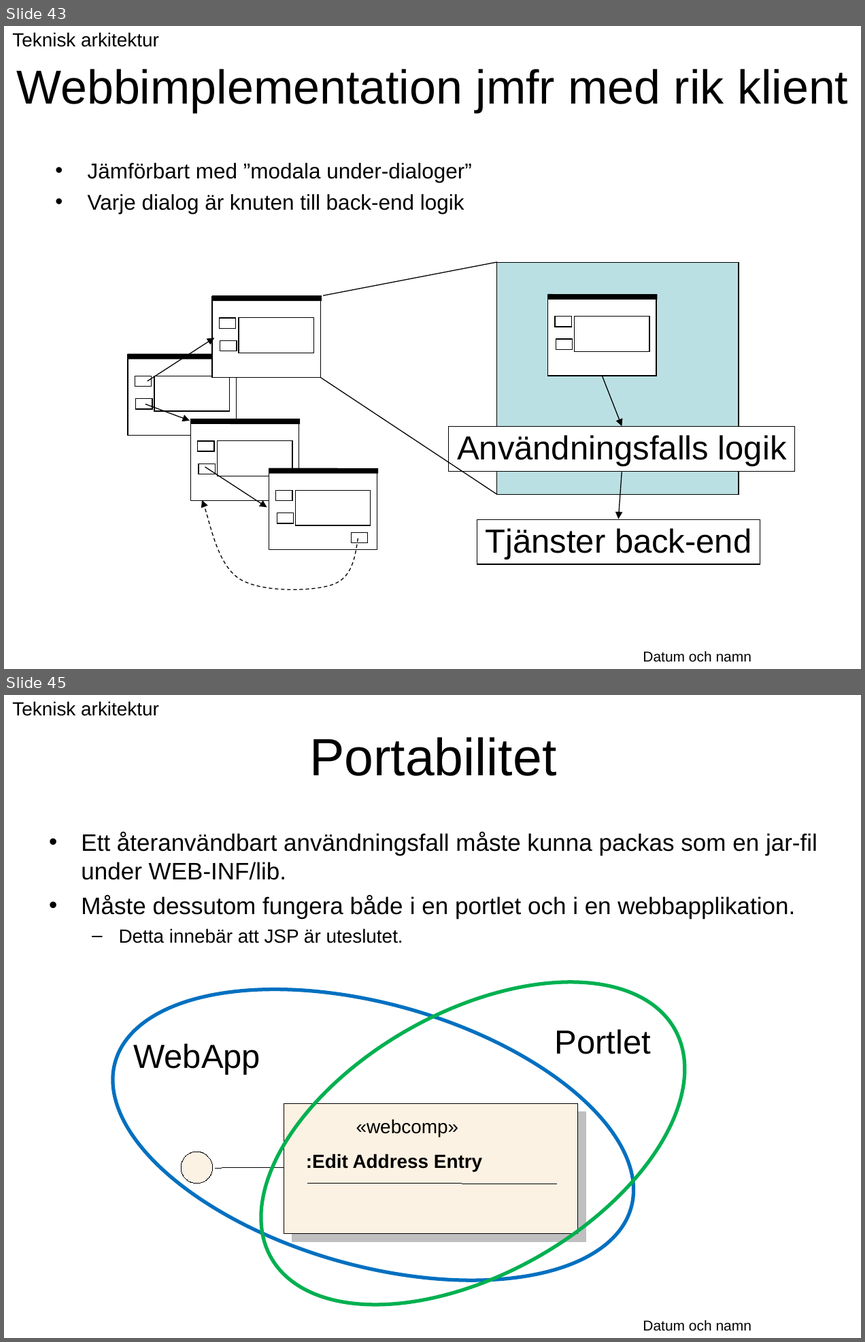
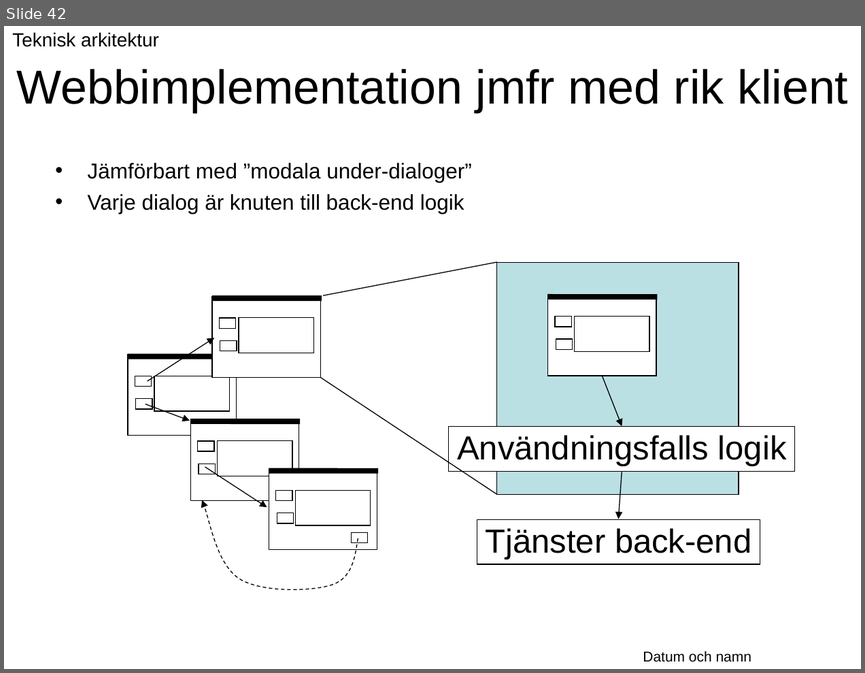
Before and after one commit to Vastra-Gotalandsregionen/oppna-program-hsatools, a slide deck: reference-architecture/Introduktion/Referensarkitektur_oversikt.ppt. Shown one above the other, each under a label of ours: slides 43 and 45 before the commit, slide 42 after it; the slides between them are not shown. The pictures are 865x1342 and 865x673 pixels, drawn with LibreOffice and Linux fonts; fonts in the diff are those of the drawing; background and template pictures are left out. Boxes give left, top, right and bottom in pixels: in the first picture for what was removed or moved away, otherwise in the second. Text is boxed around its words. In the diff, an @@ line names an element or a change of style, - is before the commit and + after.

```diff
--- a/reference-architecture/Introduktion/Referensarkitektur_oversikt.ppt
+++ b/reference-architecture/Introduktion/Referensarkitektur_oversikt.ppt
@@ slide 45 removed at bbox=[4, 695, 861, 1338], background #FFFFFF; not listed: 1 template element that a slide beside it also shows @@
@@ text removed at bbox=[12, 701, 159, 716] @@
-Teknisk arkitektur
@@ title removed at bbox=[309, 737, 556, 776] @@
-Portabilitet
@@ text removed at bbox=[81, 832, 817, 943] @@
-• Ett återanvändbart användningsfall måste kunna packas som en jar-fil under WEB-INF/lib.
-• Måste dessutom fungera både i en portlet och i en webbapplikation.
-  – Detta innebär att JSP är uteslutet.
@@ ellipse removed at bbox=[207, 915, 739, 1338] @@
@@ ellipse removed at bbox=[79, 935, 667, 1333] @@
@@ text removed at bbox=[555, 1029, 651, 1054] @@
-Portlet
@@ text removed at bbox=[133, 1043, 260, 1074] @@
-WebApp
@@ group removed at bbox=[181, 1104, 586, 1241]: 2 rectangles, 2 texts, 2 lines, 1 ellipse @@
-«webcomp»
-:Edit Address Entry
@@ what was slide 43 is now slide 42 @@
```
Also in this commit, not shown: 5 slides changed, 2 slides added, 1 other slide removed, 2 other files.
